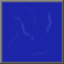
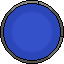
The second w=64, h=64 image is a revision of the first. Changes to its layers:
added layer "Layer 5" above "Layer 2" over [0, 0, 64, 64]
hid "Layer 2", painted on it over [0, 0, 64, 64]
